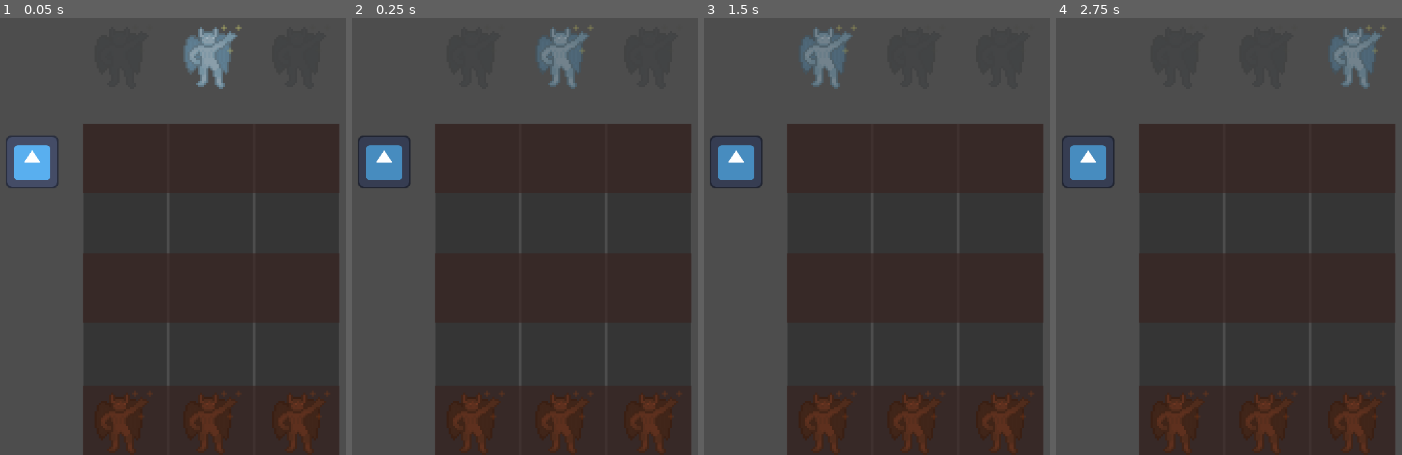
Above: before the commit, frames 1-4 (left to right).
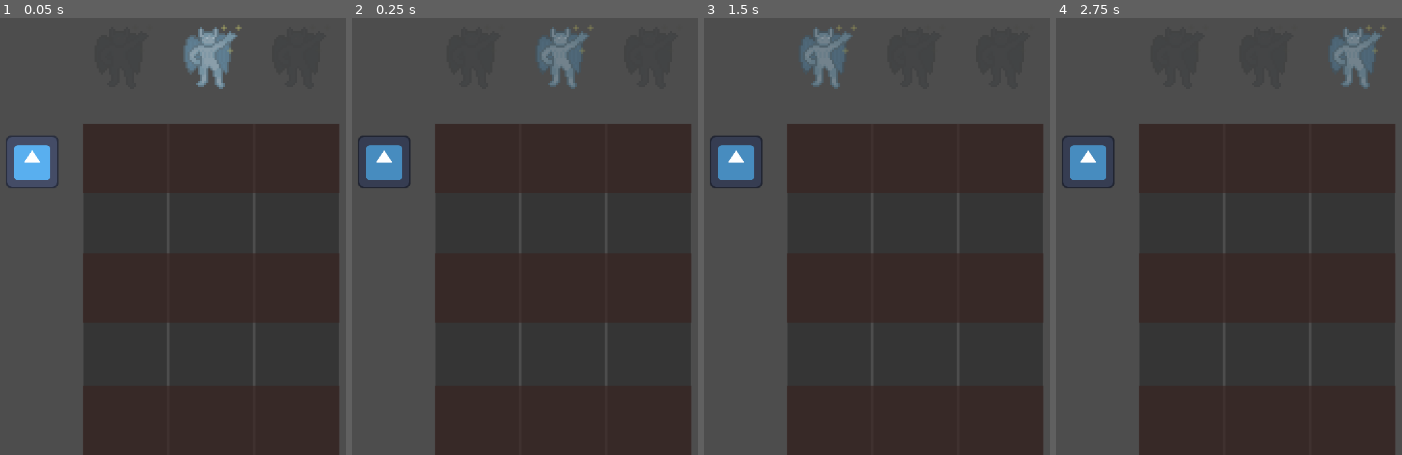
Above: after the commit, the same moments.

Repository: bloshko/rave-keeper
Game: Godot game, scene res://prototyping/bpm_lab.tscn
Two runs of this game, one before a commit and one after it. Both use one fixed random seed, a clock stepped at 60 frames per second and the inputs below. This scene is started directly instead of the project's main scene. The engine's default icon, where the game draws it, is replaced by a stand-in: a white triangle on a blue panel in a dark square.
Inputs:
- Up to frame 1 (0.05 s): no input
- Up to frame 2 (0.25 s): no input
- Up to frame 3 (1.5 s): tap Enter at 0.5 s; hold Right (ui_right) 0.53-1.28 s; tap Space at 1.25 s; hold Left (ui_left) from 1.28 s (still down)
- Up to frame 4 (2.75 s): tap Enter at 2 s; release Left (ui_left) at 2.03 s; hold Right (ui_right) from 2.03 s (still down)

The runs differ from the first frame. In frame 1, 1.7% of the frame differs, in the area x 29-95%, y 85-100%; in frame 2, 1.7%; in frame 3, 1.7%; in frame 4, 1.7%.

Commit message:
Guitar hero

Diff:
--- a/json/level2.json
+++ b/json/level2.json
@@ -25,7 +25,7 @@
 		{ "beat": 14, "type" : "evil", "lane" : 0 },
 		{ "beat": 15, "type" : "evil", "lane" : 2 },
 
-		{ "beat": 15, "type" : "end_bpm_curve", "bpm" : 128 },
+		{ "beat": 16, "type" : "end_bpm_curve", "bpm" : 128 },
 
 		{ "beat": 16, "type" : "evil", "lane" : 1 },
 		{ "beat": 18, "type" : "evil", "lane" : 1 },
@@ -33,5 +33,55 @@
 		{ "beat": 22, "type" : "evil", "lane" : 1 },
 
 		{ "beat": 25, "type" : "set_subdiv", "value" : 1 },
+
+		{ "beat": 26, "type" : "evil", "lane" : 0 },
+		{ "beat": 27, "type" : "evil", "lane" : 2 },
+		{ "beat": 28, "type" : "evil", "lane" : 1 },
+
+		{ "beat": 30, "type" : "evil", "lane" : 2 },
+		{ "beat": 31, "type" : "evil", "lane" : 1 },
+		{ "beat": 32, "type" : "evil", "lane" : 0 },
+
+		{ "beat": 34, "type" : "evil", "lane" : 0 },
+		{ "beat": 35, "type" : "evil", "lane" : 2 },
+		{ "beat": 36, "type" : "evil", "lane" : 1 },
+
+		{ "beat": 38, "type" : "evil", "lane" : 2 },
+		{ "beat": 39, "type" : "evil", "lane" : 1 },
+		{ "beat": 40, "type" : "evil", "lane" : 0 },
+
+		{ "beat": 42, "type" : "evil", "lane" : 0 },
+		{ "beat": 43, "type" : "evil", "lane" : 2 },
+		{ "beat": 44, "type" : "evil", "lane" : 1 },
+		{ "beat": 45, "type" : "evil", "lane" : 0 },
+		{ "beat": 46, "type" : "evil", "lane" : 2 },
+		{ "beat": 47, "type" : "evil", "lane" : 1 },
+
+		{ "beat": 49, "type" : "evil", "lane" : 0 },
+		{ "beat": 50, "type" : "evil", "lane" : 2 },
+		{ "beat": 51, "type" : "evil", "lane" : 1 },
+		{ "beat": 52, "type" : "evil", "lane" : 0 },
+		{ "beat": 53, "type" : "evil", "lane" : 2 },
+		{ "beat": 54, "type" : "evil", "lane" : 1 },
+
+		{ "beat": 56, "type" : "set_subdiv", "value" : 2 },
+
+		{ "beat": 56, "type" : "evil", "lane" : 1 },
+		{ "beat": 57, "type" : "evil", "lane" : 1 },
+		{ "beat": 58, "type" : "evil", "lane" : 0 },
+		{ "beat": 59, "type" : "evil", "lane" : 1 },
+		{ "beat": 60, "type" : "evil", "lane" : 2 },
+		{ "beat": 61, "type" : "evil", "lane" : 1 },
+		{ "beat": 62, "type" : "evil", "lane" : 1 },
+		{ "beat": 63, "type" : "evil", "lane" : 1 },
+
+		{ "beat": 64, "type" : "evil", "lane" : 1 },
+		{ "beat": 65, "type" : "evil", "lane" : 1 },
+		{ "beat": 66, "type" : "evil", "lane" : 0 },
+		{ "beat": 67, "type" : "evil", "lane" : 1 },
+		{ "beat": 68, "type" : "evil", "lane" : 1 },
+		{ "beat": 69, "type" : "evil", "lane" : 1 },
+		{ "beat": 70, "type" : "evil", "lane" : 2 },
+		{ "beat": 71, "type" : "evil", "lane" : 1 },
 	]
 }
--- a/prototyping/bpm_lab.tscn
+++ b/prototyping/bpm_lab.tscn
@@ -83,19 +83,19 @@
 
 [node name="EvilLeft" type="Sprite2D" parent="Lanes"]
 self_modulate = Color(0.71, 0.31595, 0.1846, 1)
-position = Vector2(-128, 376)
+position = Vector2(-128, -8)
 scale = Vector2(3, 3)
 texture = ExtResource("1_1dxx3")
 
 [node name="EvilMiddle" type="Sprite2D" parent="Lanes"]
 self_modulate = Color(0.71, 0.31595, 0.1846, 1)
-position = Vector2(0, 376)
+position = Vector2(0, -8)
 scale = Vector2(3, 3)
 texture = ExtResource("1_1dxx3")
 
 [node name="EvilRight" type="Sprite2D" parent="Lanes"]
 self_modulate = Color(0.71, 0.31595, 0.1846, 1)
-position = Vector2(128, 376)
+position = Vector2(128, -8)
 scale = Vector2(3, 3)
 texture = ExtResource("1_1dxx3")
 
--- a/prototyping/debug_music_manager.gd
+++ b/prototyping/debug_music_manager.gd
@@ -3,7 +3,11 @@
 @onready var audio_player = $AudioStreamPlayer
 @onready var track_loader = $TrackLoader
 @onready var indicator = $"../Icon"
-
+@onready var evil_indicators = [
+	$"../Lanes/EvilLeft",
+	$"../Lanes/EvilMiddle",
+	$"../Lanes/EvilRight"
+]
 var track_data: TrackData
 var seconds_per_beat: float
 var elapsed: float = 0
@@ -12,6 +16,8 @@
 func _ready() -> void:
 	track_loader.track_ready.connect(_track_ready)
 	track_loader.load_track()
+	for evil_indicator in evil_indicators:
+		evil_indicator.modulate = Color.TRANSPARENT
 
 func _track_ready(data: TrackData):
 	track_data = data
@@ -23,6 +29,12 @@
 	indicator.self_modulate = Color.WHITE * 1.5
 	var tween = create_tween()
 	tween.tween_property(indicator, 'self_modulate', Color.WHITE, .1)
+
+	if beat in track_data.evil_events:
+		var lane = track_data.evil_events[beat]
+		evil_indicators[lane].modulate = Color.WHITE
+		var evil_tween = create_tween()
+		evil_tween.tween_property(evil_indicators[lane], 'modulate', Color.TRANSPARENT, .2)
 
 func _process(delta: float) -> void:
 	if audio_player.playing:
--- a/scripts/track_data.gd
+++ b/scripts/track_data.gd
@@ -4,11 +4,7 @@
 var initial_bpm: float
 var initial_subdiv: float
 var bpm_curves: Array[LinearBPMCurve]
-
-# beat -> lane
 var evil_events: Dictionary[int, int]
-
-# beat -> subdiv
 var subdiv_changes: Dictionary[int, float]
 
 class LinearBPMCurve:
@@ -36,6 +32,8 @@
 				data.bpm_curves.append(bpm_curve_temp)
 			"set_subdiv":
 				data.subdiv_changes.set(int(event["beat"]), event["value"])
+			"evil":
+				data.evil_events.set(int(event["beat"]), int(event["lane"]))
 
 	return data
 
